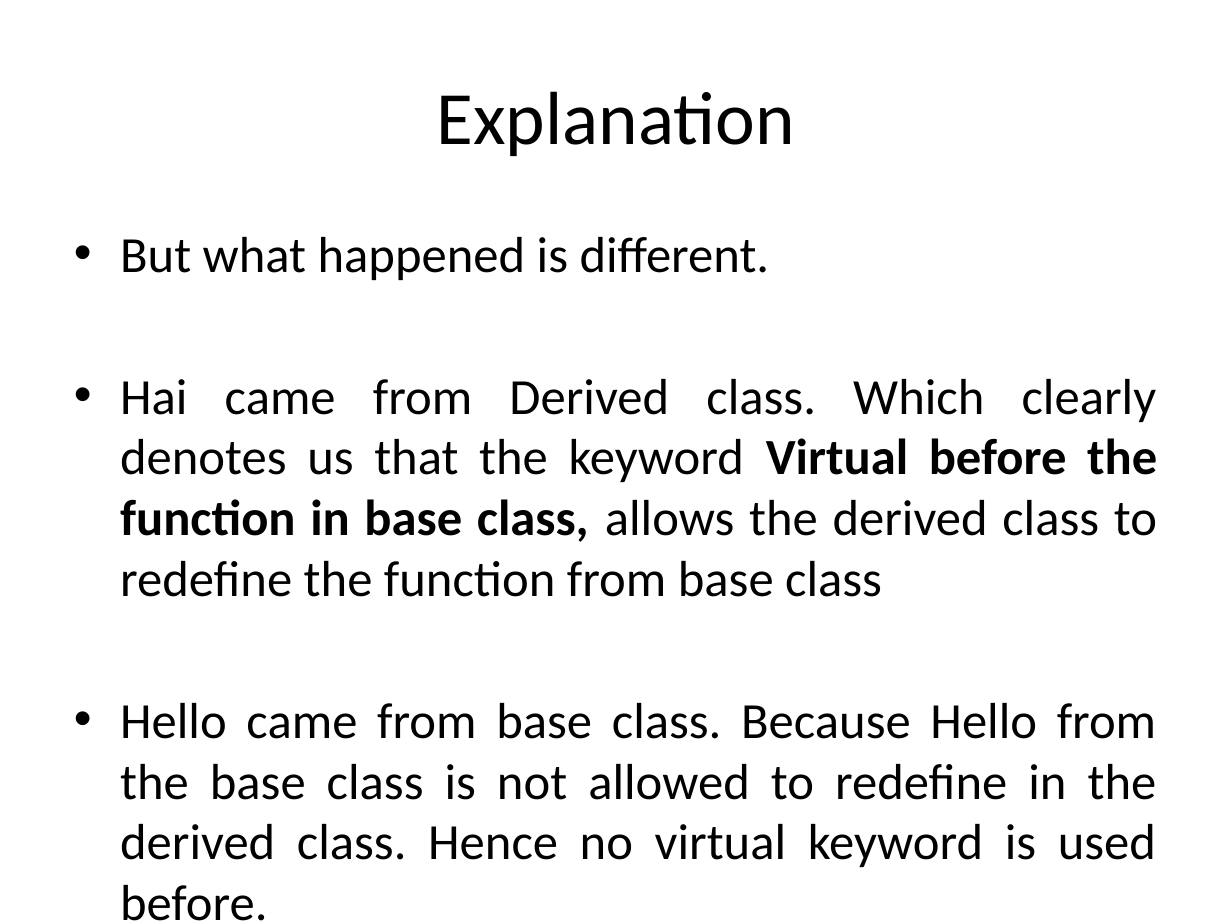
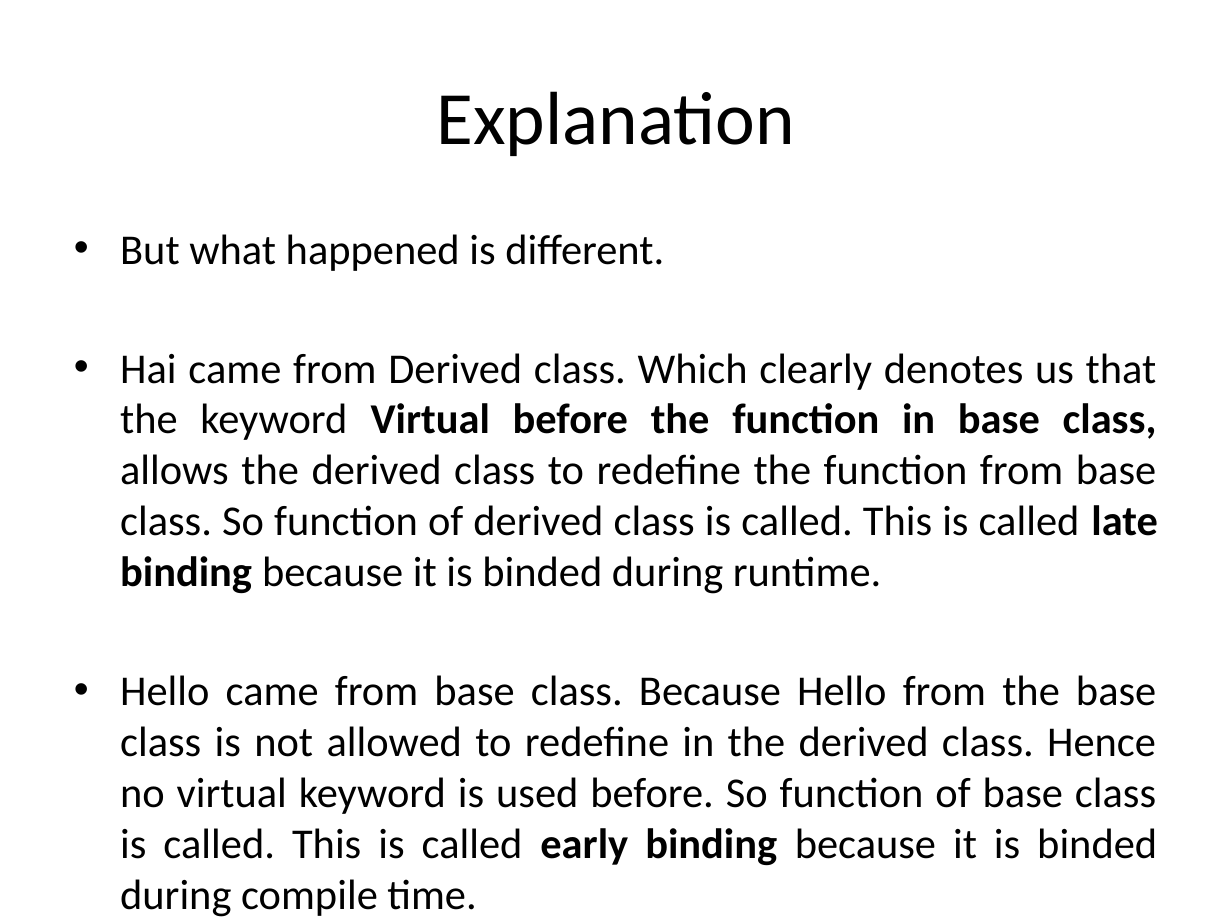
Before and after one commit to sixforceclassrooms/cplusplus, a slide deck: slide 7 of 9VirtualFunctions.pptx. Drawn at 1232x924 pixels with LibreOffice and Linux fonts; fonts in the diff are those of the drawing. Boxes give left, top, right and bottom in pixels: in the first picture for what was removed or moved away, otherwise in the second. Text is boxed around its words. In the diff, an @@ line names an element or a change of style, - is before the commit and + after.

```diff
--- a/9VirtualFunctions.pptx
+++ b/9VirtualFunctions.pptx
@@ text at [120,234,664,271]: size 29.6 to 24.8 pt in "But what happened is different." @@
@@ text at [120,353,1158,917]: text changed; size 29.6 to 24.8 pt @@
-• Hai came from Derived class. Which clearly denotes us that the keyword Virtual before the function in base class, allows the derived class to redefine the function from base class
-• Hello came from base class. Because Hello from the base class is not allowed to redefine in the derived class. Hence no virtual keyword is used before.
+• Hai came from Derived class. Which clearly denotes us that the keyword Virtual before the function in base class, allows the derived class to redefine the function from base class. So function of derived class is called. This is called late binding because it is binded during runtime.
+• Hello came from base class. Because Hello from the base class is not allowed to redefine in the derived class. Hence no virtual keyword is used before. So function of base class is called. This is called early binding because it is binded during compile time.
```
